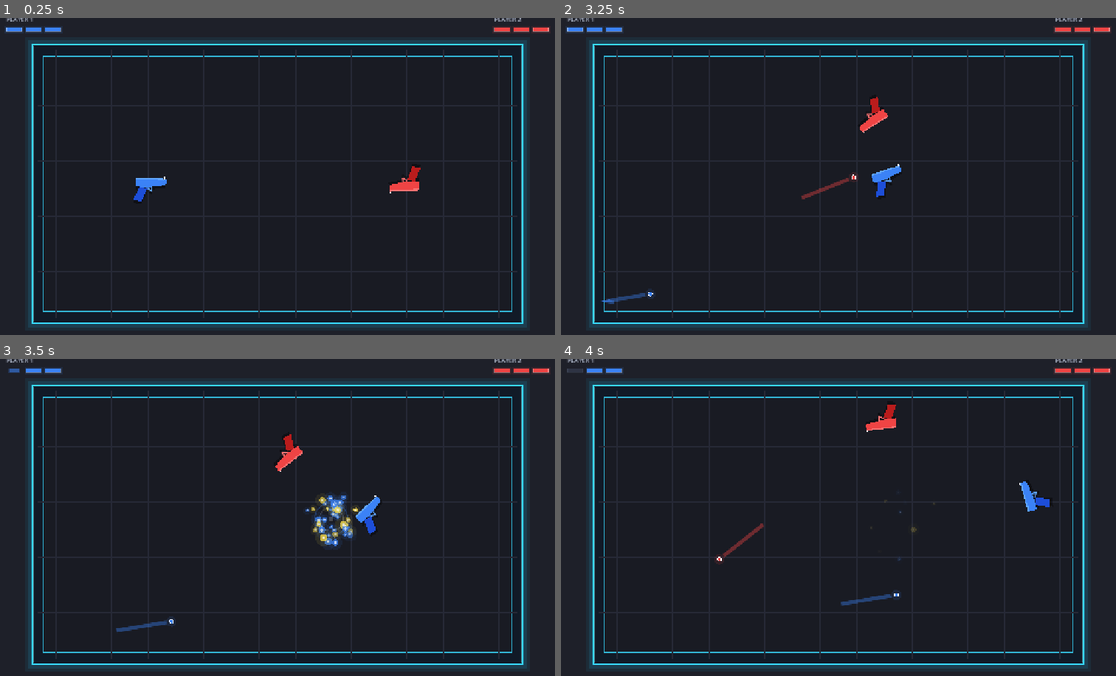
Above: before the commit, frames 1-4 (two rows, left to right).
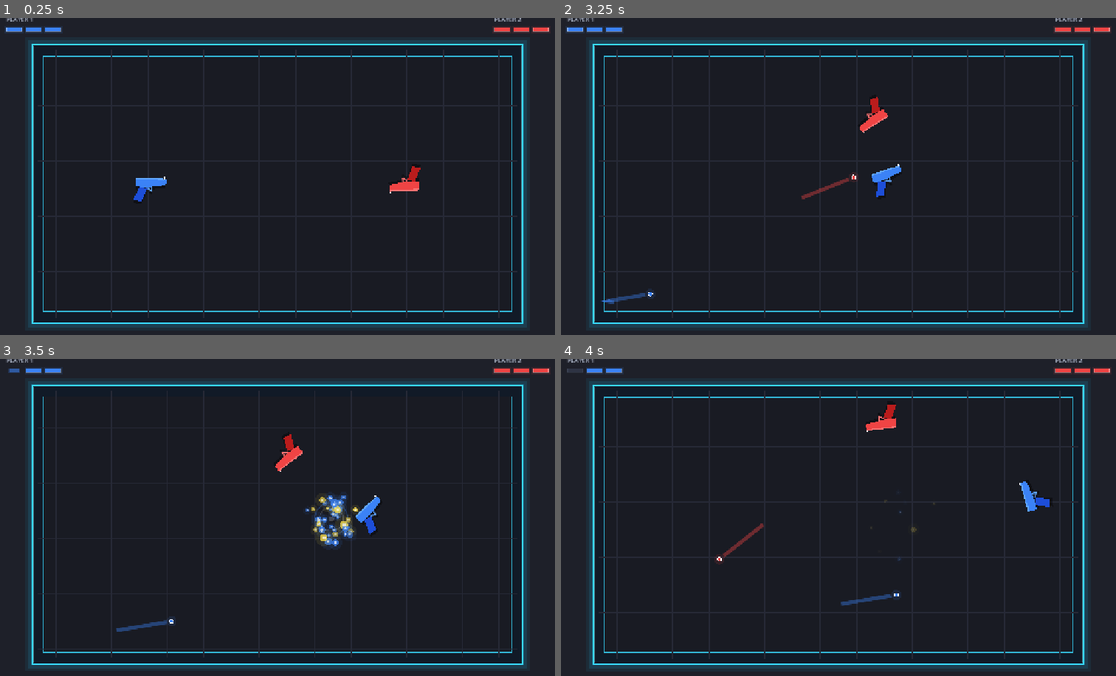
Above: after the commit, the same moments.

Repository: iamsaaddar/RecoilArena
Game: Godot game, scene res://scenes/main/Main.tscn
Two runs of this game, one before a commit and one after it. Both use one fixed random seed, a clock stepped at 60 frames per second and the inputs below.
Inputs:
- Up to frame 1 (0.25 s): no input
- Up to frame 2 (3.25 s): tap A (player_1_shoot) at 0.6, 2.1 s; hold Left 1.28-2.03 s; tap L (player_2_shoot) at 1.35, 2.85 s
- Up to frame 3 (3.5 s): no input
- Up to frame 4 (4 s): hold Left from 3.53 s (still down); tap A (player_1_shoot) at 3.6 s

Frames 1-2 are identical in both runs. In frame 3, 0.8% of the frame differs, in the area x 5-95%, y 7-96%; in frame 4, nothing differs.

Commit message:
Add combat audio and visual feedback
Add sound effects for firing, impacts, wall bounces, and eliminations, plus muzzle flashes and camera shake to make combat more responsive.

Diff:
--- a/scripts/player/Gun.gd
+++ b/scripts/player/Gun.gd
@@ -32,6 +32,7 @@
 var _angular_velocity := 0.0
 var _base_spin := 0.8
 var _rng := RandomNumberGenerator.new()
+var _muzzle_flash_time := 0.0
 
 
 func _ready() -> void:
@@ -47,7 +48,10 @@
 	add_to_group("guns")
 
 
-func _process(_delta: float) -> void:
+func _process(delta: float) -> void:
+	if _muzzle_flash_time > 0.0:
+		_muzzle_flash_time = maxf(0.0, _muzzle_flash_time - delta)
+		queue_redraw()
 	if not is_eliminated and not _round_locked and not fire_action.is_empty() and Input.is_action_just_pressed(fire_action):
 		_try_fire()
 
@@ -96,6 +100,8 @@
 	_velocity -= shot_direction * RECOIL_FORCE
 	var torque_direction := 1.0 if _rng.randf() > 0.5 else -1.0
 	_angular_velocity += TORQUE_FORCE * (1.2 + _rng.randf_range(0.0, 0.6)) * torque_direction
+	_muzzle_flash_time = 0.085
+	queue_redraw()
 	shot_requested.emit(self, muzzle_position, shot_direction)
 
 
@@ -148,6 +154,7 @@
 	visible = true
 	collision_layer = 2
 	collision_mask = 1
+	_muzzle_flash_time = 0.0
 	set_round_locked(false)
 	queue_redraw()
 
@@ -178,6 +185,26 @@
 	_draw_gun_silhouette(Color(0.0, 0.0, 0.0, 0.4), Color(0.0, 0.0, 0.0, 0.4), Color(0.0, 0.0, 0.0, 0.4), Color(0.0, 0.0, 0.0, 0.4))
 	draw_set_transform(Vector2.ZERO, 0.0, Vector2.ONE)
 	_draw_gun_silhouette(gun_color, dark_tone, light_tone, Color.WHITE)
+	if _muzzle_flash_time > 0.0:
+		_draw_muzzle_flash()
+
+
+func _draw_muzzle_flash() -> void:
+	var progress := 1.0 - (_muzzle_flash_time / 0.085)
+	var fade := 1.0 - progress
+	var scale_factor := lerpf(0.72, 1.25, progress)
+	var origin := Vector2(40.0, -8.0)
+	draw_circle(origin, 17.0 * scale_factor, Color(gun_color, fade * 0.2))
+	draw_circle(origin, 10.0 * scale_factor, Color(1.0, 0.78, 0.35, fade * 0.72))
+	draw_colored_polygon(PackedVector2Array([
+		origin + Vector2(0.0, -5.0 * scale_factor),
+		origin + Vector2(12.0 * scale_factor, -3.0 * scale_factor),
+		origin + Vector2(25.0 * scale_factor, 0.0),
+		origin + Vector2(12.0 * scale_factor, 3.0 * scale_factor),
+		origin + Vector2(0.0, 5.0 * scale_factor),
+		origin + Vector2(5.0 * scale_factor, 0.0),
+	]), Color(1.0, 0.9, 0.62, fade))
+	draw_circle(origin + Vector2(3.0, 0.0), 4.0 * scale_factor, Color.WHITE)
 
 
 func _draw_gun_silhouette(base_color: Color, grip_color: Color, light_tone: Color, sight_color: Color) -> void:
--- a/scripts/projectiles/Bullet.gd
+++ b/scripts/projectiles/Bullet.gd
@@ -4,6 +4,7 @@
 
 signal finished(bullet: ArenaBullet, shooter: ArenaGun)
 signal target_hit(target: ArenaGun, shooter: ArenaGun, impact_direction: Vector2, impact_position: Vector2)
+signal wall_bounced(impact_position: Vector2)
 
 @export var speed := 720.0
 @export var max_bounces := 5
@@ -50,6 +51,7 @@
 		velocity = velocity.bounce(collision.get_normal())
 		bounce_count += 1
 		global_position += collision.get_normal() * 0.5
+		wall_bounced.emit(global_position)
 		queue_redraw()
 		return
 	_finish()
--- a/scripts/systems/Arena.gd
+++ b/scripts/systems/Arena.gd
@@ -19,15 +19,32 @@
 const BULLET_SCENE := preload("res://scenes/projectiles/Bullet.tscn")
 const HIT_SPARK_SCENE := preload("res://scenes/effects/HitSpark.tscn")
 const HEALTH_HUD_SCRIPT := preload("res://scripts/systems/HealthHUD.gd")
+const GUN_FIRE_SOUND := preload("res://assets/audio/gun_fire.wav")
+const WALL_BOUNCE_SOUND := preload("res://assets/audio/wall_bounce.wav")
+const HIT_IMPACT_SOUND := preload("res://assets/audio/hit_impact.wav")
+const ELIMINATION_SOUND := preload("res://assets/audio/elimination.wav")
+const EXPLOSION_SOUND := preload("res://assets/audio/explosion.wav")
 
 var _projectiles: Node2D
 var _health_hud: HealthHUD
+var _camera: Camera2D
 var _guns: Array[ArenaGun] = []
 var _round_over := false
 var _round_transitioning := false
+var _shake_time := 0.0
+var _shake_duration := 0.0
+var _shake_intensity := 0.0
+var _rng := RandomNumberGenerator.new()
 
 
 func _ready() -> void:
+	_rng.randomize()
+	_camera = Camera2D.new()
+	_camera.name = "ArenaCamera"
+	_camera.position = Vector2(640.0, 360.0)
+	_camera.enabled = true
+	add_child(_camera)
+	_camera.make_current()
 	_projectiles = Node2D.new()
 	_projectiles.name = "Projectiles"
 	add_child(_projectiles)
@@ -36,6 +53,40 @@
 	_health_hud.play_again_requested.connect(_on_play_again_requested)
 	_spawn_player(1, Vector2(360.0, 360.0), 0.0, Color("3b82f6"), &"player_1_shoot")
 	_spawn_player(2, Vector2(920.0, 360.0), 180.0, Color("ef4444"), &"player_2_shoot")
+
+
+func _process(delta: float) -> void:
+	if _shake_time <= 0.0:
+		return
+	_shake_time = maxf(0.0, _shake_time - delta)
+	var fade := _shake_time / maxf(_shake_duration, 0.001)
+	_camera.offset = Vector2(
+		_rng.randf_range(-1.0, 1.0),
+		_rng.randf_range(-1.0, 1.0)
+	) * _shake_intensity * fade
+	if _shake_time <= 0.0:
+		_camera.offset = Vector2.ZERO
+		_shake_intensity = 0.0
+		_shake_duration = 0.0
+
+
+func _trigger_screen_shake(intensity: float, duration: float) -> void:
+	_shake_intensity = maxf(_shake_intensity, intensity)
+	_shake_duration = maxf(_shake_duration, duration)
+	_shake_time = maxf(_shake_time, duration)
+
+
+func _play_sound(stream: AudioStream, world_position: Vector2, volume_db: float = 0.0, pitch_scale: float = 1.0) -> void:
+	var player := AudioStreamPlayer2D.new()
+	player.stream = stream
+	player.global_position = world_position
+	player.volume_db = volume_db
+	player.pitch_scale = pitch_scale
+	player.max_distance = 1800.0
+	player.attenuation = 0.8
+	player.finished.connect(player.queue_free)
+	add_child(player)
+	player.play()
 
 
 func _spawn_player(
@@ -59,13 +110,19 @@
 
 
 func _on_shot_requested(gun: ArenaGun, muzzle_position: Vector2, shot_direction: Vector2) -> void:
+	_play_sound(GUN_FIRE_SOUND, muzzle_position, -2.0)
 	var bullet := BULLET_SCENE.instantiate() as ArenaBullet
 	bullet.bullet_color = gun.gun_color
 	bullet.finished.connect(_on_bullet_finished)
 	bullet.target_hit.connect(_on_bullet_hit)
+	bullet.wall_bounced.connect(_on_bullet_wall_bounced)
 	_projectiles.add_child(bullet)
 	bullet.setup(gun, muzzle_position, shot_direction)
 	gun.set_active_bullet(bullet)
+
+
+func _on_bullet_wall_bounced(bullet_position: Vector2) -> void:
+	_play_sound(WALL_BOUNCE_SOUND, bullet_position, -2.0)
 
 
 func _on_bullet_finished(bullet: ArenaBullet, shooter: ArenaGun) -> void:
@@ -83,6 +140,8 @@
 		return
 	target.receive_hit(impact_direction)
 	_health_hud.update_health(target.player_id, target.hit_count, target.gun_color)
+	_play_sound(HIT_IMPACT_SOUND, _impact_position, -1.5, _rng.randf_range(0.92, 1.08))
+	_trigger_screen_shake(5.5, 0.18)
 	var spark := HIT_SPARK_SCENE.instantiate() as HitSpark
 	spark.effect_color = target.gun_color
 	# The reference prototype bursts particles from the gun's center, not the bullet tip.
@@ -105,6 +164,9 @@
 	burst.is_elimination = true
 	burst.global_position = gun.global_position
 	add_child(burst)
+	_play_sound(ELIMINATION_SOUND, gun.global_position, -1.0, _rng.randf_range(0.96, 1.04))
+	_play_sound(EXPLOSION_SOUND, gun.global_position, -5.0, _rng.randf_range(0.94, 1.06))
+	_trigger_screen_shake(14.0, 0.42)
 	gun.visible = false
 	gun.collision_layer = 0
 	gun.collision_mask = 0
Not shown, added: assets/audio/elimination.wav.import
Not shown, added: assets/audio/explosion.wav.import
Not shown, added: assets/audio/gun_fire.wav.import
Not shown, added: assets/audio/hit_impact.wav.import
Not shown, added: assets/audio/wall_bounce.wav.import
Not shown, added: assets/audio/elimination.wav
Not shown, added: assets/audio/explosion.wav
Not shown, added: assets/audio/gun_fire.wav
Not shown, added: assets/audio/hit_impact.wav
Not shown, added: assets/audio/wall_bounce.wav
